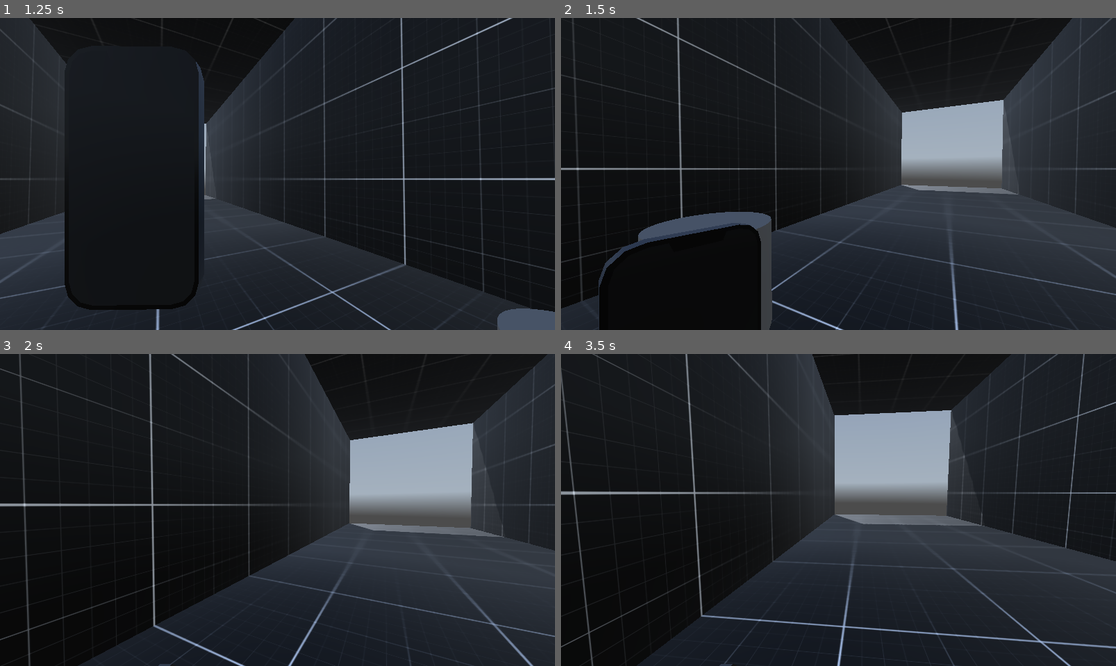
Above: before the commit, frames 1-4 (two rows, left to right).
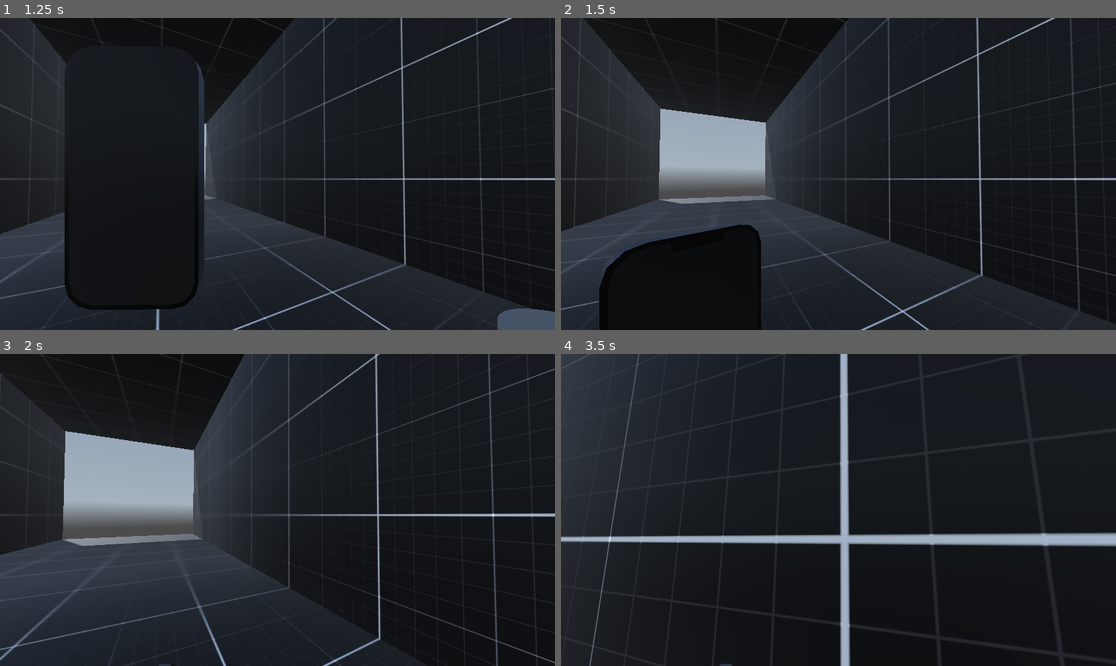
Above: after the commit, the same moments.

Repository: LucasMc17/One-Man-s-Trash
Game: Godot game, scene res://levels/root.tscn
Same seed, same stepped clock (60 frames per second), same inputs: the game is played once before the commit and once after it. A sky picture missing from this copy of the repository is replaced by a grey-blue gradient.
Inputs (mouse positions are in pixels of both pictures, inside the frame that each line leads up to):
- Up to frame 1 (1.25 s): tap Enter at 0.5 s; move the mouse to (305, 174) at 0.52 s; hold W (move_forward) from 0.53 s (still down); hold Tab (phone) from 0.53 s (still down)
- Up to frame 2 (1.5 s): keep holding W (move_forward); move the mouse to (810, 174) at 1.27 s; release Tab (phone) at 1.28 s; tap Tab (phone) at 1.35 s
- Up to frame 3 (2 s): keep holding W (move_forward)
- Up to frame 4 (3.5 s): keep holding W (move_forward); move the mouse to (849, 503) at 2.02 s; hold Tab (phone) 2.03-2.78 s; move the mouse to (832, 516) at 2.77 s; tap Tab (phone) at 2.85 s

Frame 1 is identical in both runs. In frame 2, 40% of the frame differs, in the area x 0-100%, y 0-100%; in frame 3, 52%; in frame 4, 38%.

Commit message:
update to interact handle

Diff:
--- /dev/null
+++ b/globals/GameStateNode.tscn
@@ -0,0 +1,6 @@
+[gd_scene load_steps=2 format=3 uid="uid://dph6io0vket86"]
+
+[ext_resource type="Script" uid="uid://bwf4m0a3uil2u" path="res://globals/game_state.gd" id="1_ummrn"]
+
+[node name="GameStateNode" type="Node"]
+script = ExtResource("1_ummrn")
--- /dev/null
+++ b/globals/game_state.gd
@@ -0,0 +1,4 @@
+extends Node
+
+# GLOBALS
+var PLAYER : Player
--- a/interactables/interactable.gd
+++ b/interactables/interactable.gd
@@ -15,8 +15,15 @@
 		collision_position = val
 
 @export_group("Config")
-@export var interact_button : InputEvent
+@export var interact_button : InputEventKey
 @export var message: String
+
+# SIGNALS
+signal interacted(interactor : Player)
+
+# FUNCS
+func interact(interactor : Player):
+	interacted.emit(interactor)
 
 # NODES
 @onready var COLLISION = %CollisionShape3D
--- a/project.godot
+++ b/project.godot
@@ -15,9 +15,9 @@
 config/features=PackedStringArray("4.4", "Forward Plus")
 config/icon="res://icon.svg"
 
-[display]
+[autoload]
 
-window/size/mode=2
+GameState="*res://globals/GameStateNode.tscn"
 
 [input]
 
--- a/scenes/chairs/chair.gd
+++ b/scenes/chairs/chair.gd
@@ -33,20 +33,11 @@
 		if INTERACTABLE:
 			INTERACTABLE.collision_position = val
 		collision_position = val
-# @export var collision_size := Vector3.ONE:
-# 	set(val):
-# 		if COLLISION_SHAPE:
-# 			COLLISION_SHAPE.shape.size = val
-# 		if INTERACTABLE:
-# 			INTERACTABLE.collision_position = val
-# 		collision_size = val
 @export var collision_shape : Shape3D:
 	set(val):
-		print(INTERACTABLE)
 		if COLLISION_SHAPE:
 			COLLISION_SHAPE.shape = val
 		if INTERACTABLE:
-			print(INTERACTABLE)
 			INTERACTABLE.shape = val
 		collision_shape = val
 
@@ -65,3 +56,8 @@
 	# force subscenes to access set functions
 	collision_shape = collision_shape
 	collision_position = collision_position
+
+func _on_interactable_interacted(interactor : Player):
+	print('interacted with object ' + name)
+	# Maybe this should go through a global event via an event bus eventually....... but for now:
+	interactor.current_state.transition.emit('PhoneState')
--- a/scenes/chairs/chair.tscn
+++ b/scenes/chairs/chair.tscn
@@ -30,3 +30,5 @@
 unique_name_in_owner = true
 interact_button = SubResource("InputEventKey_ptq21")
 message = "Press 'E' to sit"
+
+[connection signal="interacted" from="Interactable" to="." method="_on_interactable_interacted"]
--- a/scenes/player/player.gd
+++ b/scenes/player/player.gd
@@ -10,6 +10,7 @@
 @onready var PHONE := %Phone
 @onready var INTERACTOR := %Interactor
 @onready var INTERACT_LABEL := %InteractLabel
+@onready var STATE_MACHINE := %StateMachine
 
 # GLOBALS
 var _mouse_input : bool = false
@@ -28,9 +29,12 @@
 			else:
 				INTERACT_LABEL.text = ''
 		looking_at = val
+var current_state : PlayerState:
+	get():
+		return STATE_MACHINE.CURRENT_STATE
 
 func _ready():
-	# Global.player = self
+	GameState.PLAYER = self
 
 	Input.mouse_mode = Input.MOUSE_MODE_CAPTURED
 
--- a/scenes/player/player.tscn
+++ b/scenes/player/player.tscn
@@ -69,11 +69,16 @@
 debug_shape_thickness = 5
 
 [node name="StateMachine" type="Node" parent="." node_paths=PackedStringArray("CURRENT_STATE")]
+unique_name_in_owner = true
 script = ExtResource("1_8afob")
 CURRENT_STATE = NodePath("FreeMoveState")
 
 [node name="FreeMoveState" type="Node" parent="StateMachine" node_paths=PackedStringArray("PLAYER")]
 script = ExtResource("3_gmlin")
+TOP_ANIM_SPEED = null
+SPEED = null
+ACCELERATION = null
+DECELERATION = null
 PLAYER = NodePath("../..")
 
 [node name="PhoneState" type="Node" parent="StateMachine" node_paths=PackedStringArray("PLAYER")]
--- a/scenes/player/states/free_move_state.gd
+++ b/scenes/player/states/free_move_state.gd
@@ -4,6 +4,9 @@
 @export var SPEED : float = 5.0
 @export var ACCELERATION : float = 0.2
 @export var DECELERATION : float = 0.4
+
+func enter(previous_state : State, ext : Dictionary):
+	Input.mouse_mode = Input.MOUSE_MODE_CAPTURED
 
 func update(delta: float):
 	super(delta)
@@ -34,6 +37,13 @@
 func exit():
 	PLAYER.looking_at = null
 
+func compare_events(input_event : InputEvent, expected : InputEventKey):
+	if input_event is not InputEventKey:
+		return false
+	return input_event.keycode == expected.keycode and input_event.pressed == expected.pressed
+
 func input(event):
 	if event.is_action_pressed("phone"):
 		transition.emit("PhoneState")
+	if PLAYER.looking_at and compare_events(event, PLAYER.looking_at.interact_button):
+		PLAYER.looking_at.interact(PLAYER)
--- a/scenes/player/states/phone_state.gd
+++ b/scenes/player/states/phone_state.gd
@@ -1,7 +1,8 @@
 class_name PhoneState extends PlayerState
 
-func enter(previous_state):
+func enter(previous_state : State = null, ext := {}):
 	PLAYER.PHONE.activate()
+	Input.mouse_mode = Input.MOUSE_MODE_CONFINED
 
 func exit():
 	PLAYER.PHONE.deactivate()
--- /dev/null
+++ b/scenes/player/states/sitting_state.gd
@@ -0,0 +1,7 @@
+class_name SittingState extends PlayerState
+
+# GLOBALS
+var sitting_position : Vector3
+
+func enter(previous_state : State, ext : Dictionary):
+	pass
--- a/states/state.gd
+++ b/states/state.gd
@@ -2,7 +2,7 @@
 
 signal transition(new_state_name: StringName)
 
-func enter(previous_state):
+func enter(previous_state : State, ext : Dictionary):
 	pass
 
 func exit():
--- a/states/state_machine.gd
+++ b/states/state_machine.gd
@@ -12,7 +12,7 @@
 			push_warning("State machine contains incompatible child node")
 
 	await owner.ready
-	CURRENT_STATE.enter(null)
+	CURRENT_STATE.enter(null, {})
 
 func _input(event):
 	CURRENT_STATE.input(event)
@@ -28,5 +28,5 @@
 	var new_state = states.get(new_state_name)
 	if new_state != null and new_state != CURRENT_STATE:
 		CURRENT_STATE.exit()
-		new_state.enter(CURRENT_STATE)
+		new_state.enter(CURRENT_STATE, {})
 		CURRENT_STATE = new_state
Not shown, added: globals/game_state.gd.uid
Not shown, added: scenes/player/states/sitting_state.gd.uid
